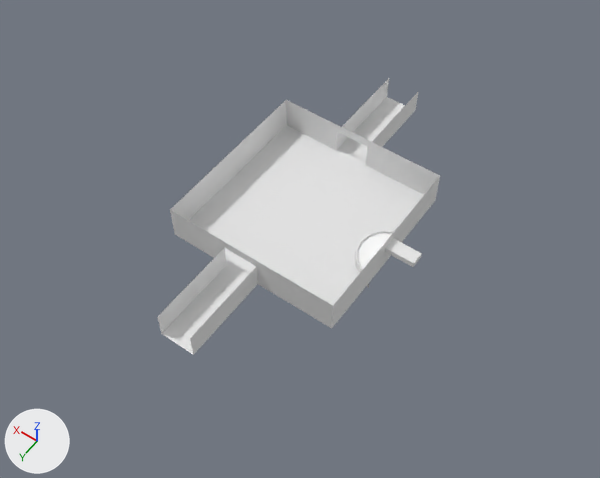
Renders of the glTF model assets/Models/LevelSets/Lockdown Set1/LockdownRoom1.glb from each side of a commit.
Camera for both pictures: a camera (50 mm lens) standing at (-32.3, 46.6, 68.7) and looking at (-0.9, 2.6, -0.4). Lighting does not change. The marker at lower left points along +X, +Y and +Z. Where no turn or scale is listed for an object, it has been applied to the vertices. Vertices at the same position are counted once.
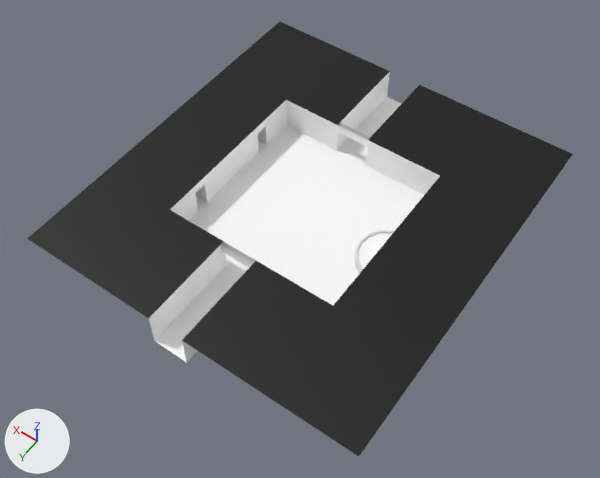
Edits to the bpy script that builds the scene:
```text
Add mat_void:
    mat_void = principled_material('Void')
    mat_void.base_color = (0.0, 0.0, 0.0)  # black #000000
Change me_plane:
    used by ob_plane; location = (0.0, 0.0, 0.0)
    remove me_plane.from_pydata(...)  # 60 vertices, 96 faces; spans x -13.3..10.0, y -21.0..20.0, z 0.0..4.0
    add me_plane.from_pydata(...)  # 147 vertices, 262 faces; spans x -20.0..19.0, y -21.0..21.0, z 0.0..4.0
    me_plane part 1
    10 vertices are removed from x -10.0..3.0, y -21.0..20.0, z 0.0..3.0
    86 faces are deleted
    24 vertices are added at x -20.0..19.0, y -21.0..21.0, z 0.0..4.0
    11 new vertices lie (0.0, -0.8, 0.0) away from vertices in x -13.3..10.0, y 0.8, z 0.0..4.0
    8 new vertices lie (0.0, 3.8, 0.0) away from vertices in x -10.0..10.0, y 0.8, z 0.0..4.0
    8 new vertices lie (0.0, -3.9, 0.0) away from vertices in x -10.0..10.0, y 10.0, z 0.0..4.0
    8 new vertices lie (0.0, -3.8, 0.0) away from vertices in x -10.0..10.0, y -0.8, z 0.0..4.0
    8 new vertices lie (0.0, 3.9, 0.0) away from vertices in x -10.0..10.0, y -10.0, z 0.0..4.0
    8 new vertices lie (-5.0, 0.0, 0.0) away from vertices in x -10.0, y -6.1..6.1, z 0.0..3.0
    8 new vertices lie (5.0, 0.0, 0.0) away from vertices in x 10.0, y -6.1..6.1, z 0.0..3.0
    7 new vertices lie (-10.0, 0.0, 0.0) away from vertices in x -10.0, y -6.1..6.1, z 4.0
    7 new vertices lie (9.0, 0.0, 0.0) away from vertices in x 10.0, y -6.1..6.1, z 4.0
    212 new faces join them, mat_material (white #ffffff)
    40 new faces join them, mat_void (black #000000)
    me_plane part 2: 10 faces spanning x -13.3..10.0, y -10.0..-0.8, z 0.0..4.0 switch from no material to mat_material (white #ffffff)
    add me_plane.materials.append(mat_void)  # black #000000
```

Location of each change, [x1, y1, x2, y2] in pixels of the pictures (600 x 478 px):
'Plane', reshaped (93% wider, 56% taller)
    before: [157, 78, 440, 355]
    after: [27, 22, 573, 456]
part 1 of me_plane, built on
    before: [157, 78, 440, 355]
    after: [27, 22, 573, 456]
part 2 of me_plane, recoloured
    both: [286, 100, 440, 180]
